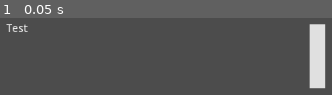
Above: before the commit, frame 1.
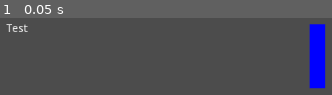
Above: after the commit, the same moment.

Repository: ErikRamosL/godot_personal_projects
Game: Godot game, scene res://Players.tscn
The game is run twice, just before and just after one commit, with the same random seed, the same clock (stepped at 60 frames per second) and the same inputs. The project has no main scene, so this scene is started directly.
Inputs:
- Up to frame 1 (0.05 s): no input

The runs differ from the first frame. In frame 1, 4.3% of the frame differs, in the area x 93-99%, y 7-93%.

Commit message:
Updated README.md, and still working on pong game

Diff:
--- a/pong_game/project.godot
+++ b/pong_game/project.godot
@@ -12,6 +12,10 @@
 
 config/name="Pong"
 config/icon="res://icon.png"
+
+[autoload]
+
+GameData="*res://src/AutoLoad/GameData.tscn"
 
 [gui]
 
--- /dev/null
+++ b/pong_game/src/AutoLoad/GameData.gd
@@ -0,0 +1,16 @@
+extends Node
+
+
+signal player1_score_update
+signal player2_score_update
+
+var player1_score: = 0 setget set_player1_score
+var player2_score: = 0 setget set_player2_score
+
+func set_player1_score(value: int):
+	player1_score = value
+	emit_signal("player1_score_update")
+
+func set_player2_score(value: int):
+	player2_score = value
+	emit_signal("player2_score_update")
--- /dev/null
+++ b/pong_game/src/AutoLoad/GameData.tscn
@@ -0,0 +1,6 @@
+[gd_scene load_steps=2 format=2]
+
+[ext_resource path="res://src/AutoLoad/GameData.gd" type="Script" id=1]
+
+[node name="GameData" type="Node"]
+script = ExtResource( 1 )
--- a/pong_game/src/actors/Players.gd
+++ b/pong_game/src/actors/Players.gd
@@ -1,34 +1,53 @@
 extends KinematicBody2D
 
 onready var label: Label = $CanvasLayer/Label
+onready var color_rect: ColorRect = $ColorRect
+onready var which_player: = check_player(is_player_1)
 
 export var speed: = Vector2(0.0, 500.0)
 export var is_player_1: = true
 
 var _velocity: = Vector2.ZERO
 var FLOOR_NORMAL = Vector2.UP
+var player1_color: = Color(1, 0, 0, 1)
+var player2_color: = Color(0, 0, 1, 1)
 
-#func _ready():
 
-func check_player(player_number: bool) -> int:
-	match player_number:
+
+func _ready():
+	change_color()
+
+func change_color():
+	match is_player_1:
 		true:
-			return 1
+			color_rect.color = player1_color
 		_:
-			return 2
+			color_rect.color = player2_color
 
+# Runs every frame
 func _physics_process(delta):
-#	label.text = which_player as String
 	var direction: = get_direction()
 	_velocity = calculate_move_velocity(_velocity, direction, speed)
 	_velocity = move_and_slide(_velocity, FLOOR_NORMAL)
 	is_player_1 = switch_player(is_player_1)
+#	change_color()
 
+#Check what player this actor is
+func check_player(player_number: bool) -> String:
+	match player_number:
+		true:
+			return "Player1"
+		_:
+			return "Player2"
+
+#Press K to switch player for Debugging
 func switch_player(player: bool) -> bool:
 	if Input.is_action_just_released("switch_player"):
 		player = !player
+		print("changed player control")
 	return player
 
+#Calculate velocity to go up or down, depending on input
 func calculate_move_velocity(
 	linear_velocity: Vector2,
 	direction: Vector2,
@@ -38,10 +57,10 @@
 	out.y = speed.y * direction.y
 	return out
 
+#Check direction based on input
 func get_direction() -> Vector2:
-	var which_player: = check_player(is_player_1)
-	var player_move_up: = "Player%s_move_up" % which_player
-	var player_move_down: = "Player%s_move_down" % which_player
+	var player_move_up: = "%s_move_up" % which_player
+	var player_move_down: = "%s_move_down" % which_player
 	return Vector2(
 		0.0,
 		 Input.get_action_strength(player_move_down) - Input.get_action_strength(player_move_up)
--- a/pong_game/src/actors/Players.tscn
+++ b/pong_game/src/actors/Players.tscn
@@ -6,27 +6,14 @@
 extents = Vector2( 10, 41 )
 
 [node name="Player" type="KinematicBody2D"]
-position = Vector2( 510, 335 )
 script = ExtResource( 1 )
-is_player_1 = false
-
-[node name="CanvasLayer" type="CanvasLayer" parent="."]
-
-[node name="Label" type="Label" parent="CanvasLayer"]
-anchor_top = 0.5
-anchor_bottom = 0.5
-margin_left = 112.0
-margin_top = -7.0
-margin_right = 152.0
-margin_bottom = 7.0
-text = "Test"
 
 [node name="ColorRect" type="ColorRect" parent="."]
 margin_left = -10.0
 margin_top = -41.0
 margin_right = 10.0
 margin_bottom = 41.0
-color = Color( 0.882353, 0.882353, 0.882353, 1 )
+color = Color( 0.878431, 0.878431, 0.878431, 1 )
 
 [node name="CollisionShape2D" type="CollisionShape2D" parent="."]
 modulate = Color( 0, 0.109804, 1, 1 )
--- /dev/null
+++ b/pong_game/src/actors/pong_ball.tscn
@@ -0,0 +1,15 @@
+[gd_scene load_steps=3 format=2]
+
+[ext_resource path="res://assets/coin.png" type="Texture" id=1]
+
+[sub_resource type="CircleShape2D" id=1]
+radius = 30.0167
+
+[node name="RigidBody2D" type="RigidBody2D"]
+
+[node name="Coin" type="Sprite" parent="."]
+texture = ExtResource( 1 )
+
+[node name="CollisionShape2D" type="CollisionShape2D" parent="."]
+modulate = Color( 0, 0, 1, 1 )
+shape = SubResource( 1 )
--- /dev/null
+++ b/pong_game/src/scenes/Game_Scene.tscn
@@ -0,0 +1,3 @@
+[gd_scene format=2]
+
+[node name="Game_Scene" type="Node2D"]
Binary file added: pong_game/assets/coin.png
Not shown, added: pong_game/assets/coin.png.import
Not shown, changed: README.md
